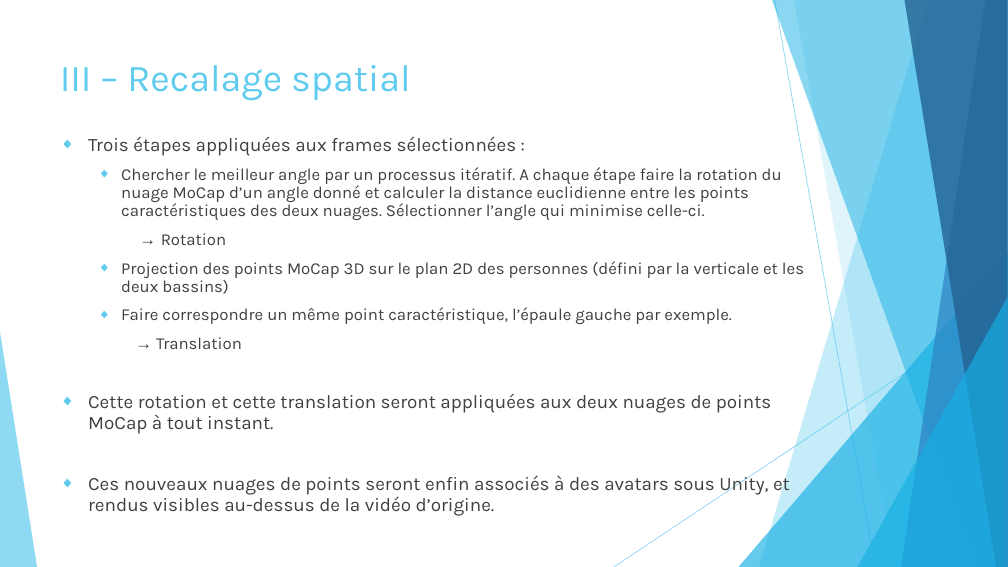
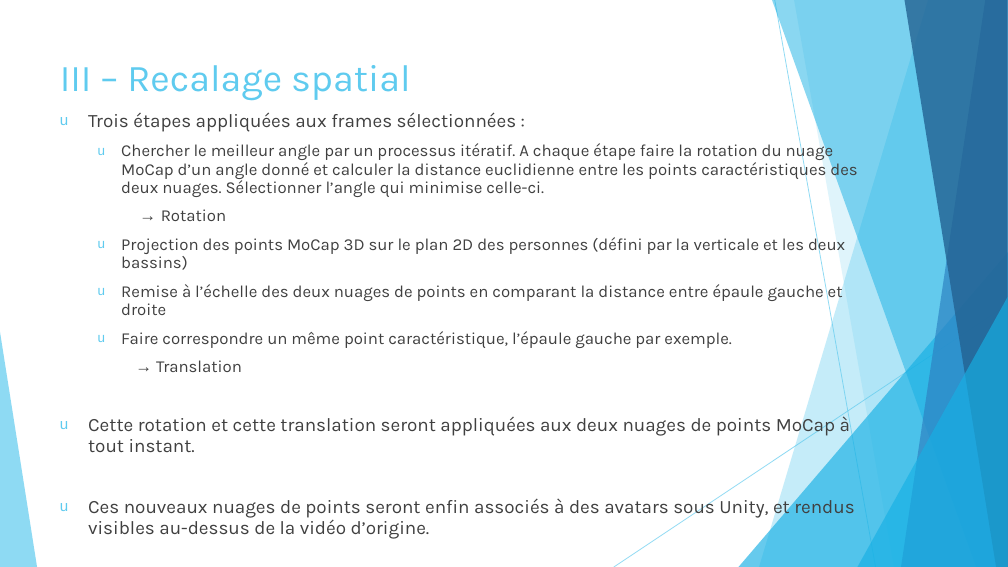
Before and after one commit to marc921/GesteIA, a slide deck: slide 9 of Présentation.pptx. Drawn at 1008x567 pixels with LibreOffice and Linux fonts; fonts in the diff are those of the drawing. Boxes give left, top, right and bottom in pixels: in the first picture for what was removed or moved away, otherwise in the second. Text is boxed around its words. In the diff, an @@ line names an element or a change of style, - is before the commit and + after.

Commit message:
Minor powerpoint modifications. Added visualization and rescaling to spatial fitting, rescaling still needs details fixed but runs

```diff
--- a/Présentation.pptx
+++ b/Présentation.pptx
@@ text "Trois étapes appliquées aux frames ...": place and size @@
-text "Trois étapes appliquées aux frames ..." at <box>88,136,804,516</box>
+text "Trois étapes appliquées aux frames ..." at <box>88,112,857,539</box>
@@ text at <box>88,112,857,539</box>: bullet ◆ to u @@
@@ text at <box>121,284,843,315</box>: paragraph added @@
+  u Remise à l’échelle des deux nuages de points en comparant la distance entre épaule gauche et droite
```
Also in this commit, not shown: 4 other slides changed, 4 other files.
